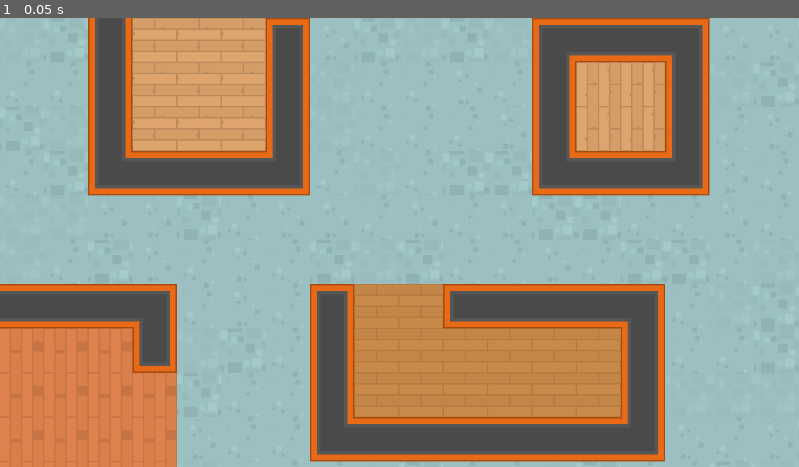
Above: before the commit, frame 1.
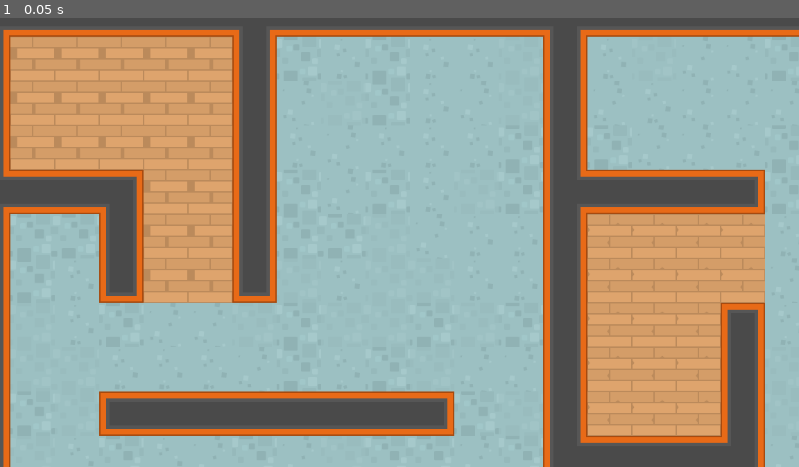
Above: after the commit, the same moment.

Repository: bluewind109/DontMindMe
Game: Godot game, scene res://scenes/level_map/level_map.tscn
Two runs of this game, one before a commit and one after it. Both use one fixed random seed, a clock stepped at 60 frames per second and the inputs below. The project has no main scene, so this scene is started directly.
Inputs:
- Up to frame 1 (0.05 s): no input

The runs differ from the first frame. In frame 1, 65% of the frame differs, in the area x 0-100%, y 0-100%.

Commit message:
Init navigation tiles and add Camera2D for player

Diff:
--- a/scenes/level_map/level_map.tscn
+++ b/scenes/level_map/level_map.tscn
@@ -302,12 +302,20 @@
 11:0/0/physics_layer_0/linear_velocity = Vector2(0, 0)
 11:0/0/physics_layer_0/angular_velocity = 0.0
 
+[sub_resource type="NavigationPolygon" id="NavigationPolygon_qo2w6"]
+vertices = PackedVector2Array(32, 32, -32, 32, -32, -32, 32, -32)
+polygons = Array[PackedInt32Array]([PackedInt32Array(0, 1, 2, 3)])
+outlines = Array[PackedVector2Array]([PackedVector2Array(-32, -32, 32, -32, 32, 32, -32, 32)])
+source_geometry_group_name = &"navigation_polygon_source_group"
+agent_radius = 0.0
+
 [sub_resource type="TileSetAtlasSource" id="TileSetAtlasSource_krgtq"]
 texture = ExtResource("6_3g8xq")
 texture_region_size = Vector2i(64, 64)
 0:0/0 = 0
 0:0/0/physics_layer_0/linear_velocity = Vector2(0, 0)
 0:0/0/physics_layer_0/angular_velocity = 0.0
+0:0/0/navigation_layer_0/polygon = SubResource("NavigationPolygon_qo2w6")
 1:0/0 = 0
 1:0/0/physics_layer_0/linear_velocity = Vector2(0, 0)
 1:0/0/physics_layer_0/angular_velocity = 0.0
@@ -361,3 +369,6 @@
 layer_4/tile_data = PackedInt32Array(393224, 65538, 1, 458760, 65538, 1, 524296, 65538, 1, 393225, 65538, 1, 458761, 65 …(2132 unchanged characters)…
 layer_5/name = "deco"
 layer_5/tile_data = PackedInt32Array()
+
+[node name="Camera2D" type="Camera2D" parent="."]
+position = Vector2(-80, -87)
Not shown: 1 places in scenes/level_map/level_map.tscn that only renumber resources
